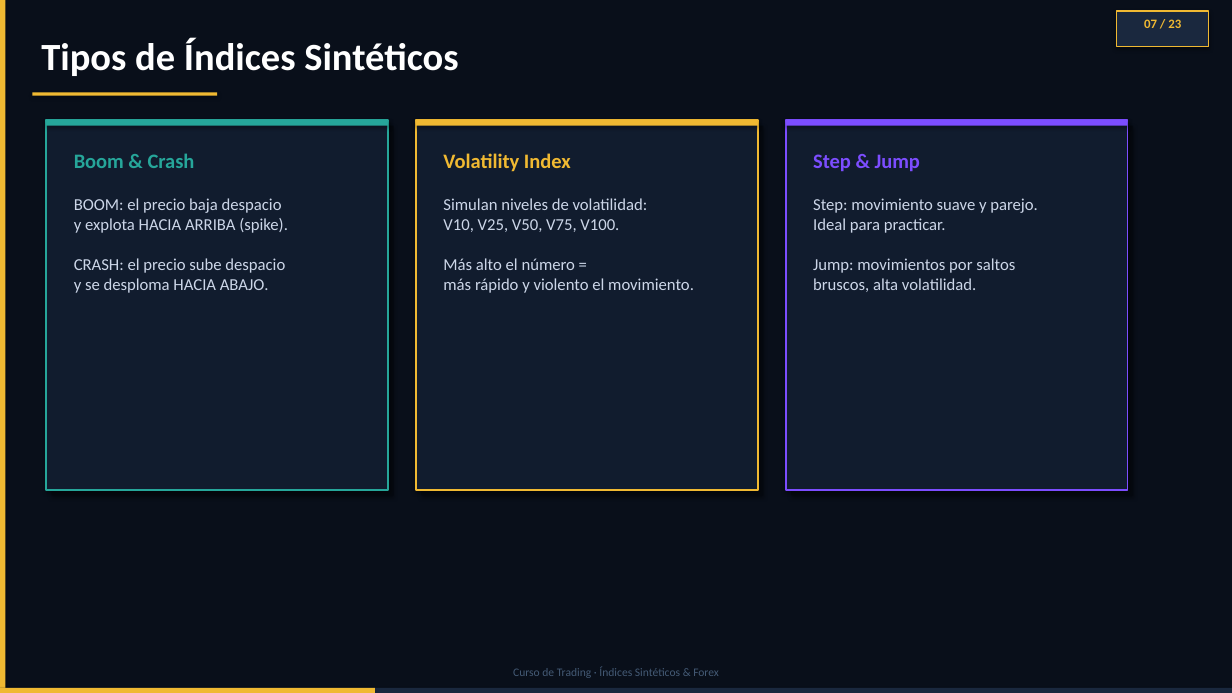
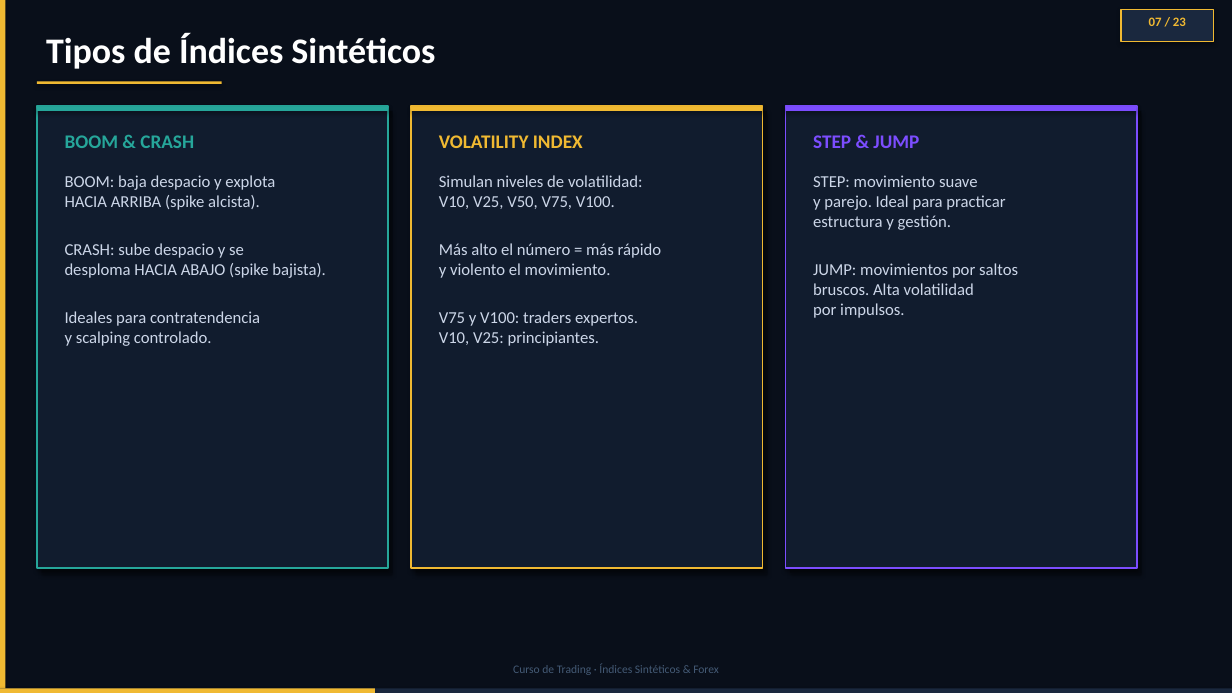
Before and after one commit to daac-gif/curso-trading, a slide deck: slide 7 of diapositivas/Clase_01_PREMIUM_FINAL.pptx. Drawn at 1232x693 pixels with LibreOffice and Linux fonts; fonts in the diff are those of the drawing. Boxes give left, top, right and bottom in pixels: in the first picture for what was removed or moved away, otherwise in the second. Text is boxed around its words. In the diff, an @@ line names an element or a change of style, - is before the commit and + after.

```diff
--- a/diapositivas/Clase_01_PREMIUM_FINAL.pptx
+++ b/diapositivas/Clase_01_PREMIUM_FINAL.pptx
@@ text "Tipos de Índices Sintéticos" at box(46, 33, 435, 69): size 30 to 28 pt @@
@@ text "07 / 23": place and size @@
-text "07 / 23" at box(1144, 19, 1181, 28)
+text "07 / 23" at box(1149, 17, 1186, 26)
@@ rectangle: place and size @@
-rectangle at box(1116, 11, 1209, 46)
+rectangle at box(1121, 9, 1214, 42)
@@ rectangle: place and size @@
-rectangle at box(32, 92, 217, 96)
+rectangle at box(37, 81, 222, 84)
@@ rectangle: place and size @@
-rectangle at box(46, 120, 388, 126)
+rectangle at box(37, 106, 388, 111)
@@ rectangle: place and size @@
-rectangle at box(46, 120, 388, 490)
+rectangle at box(37, 106, 388, 568)
@@ rectangle at box(37, 106, 388, 568): outline #26A69A 1.5 pt to #26A69A 1.2 pt @@
@@ rectangle: place and size @@
-rectangle at box(52, 126, 394, 495)
+rectangle at box(42, 111, 393, 573)
@@ rectangle: place and size @@
-rectangle at box(416, 120, 758, 126)
+rectangle at box(411, 106, 762, 111)
@@ rectangle: place and size @@
-rectangle at box(416, 120, 758, 490)
+rectangle at box(411, 106, 762, 568)
@@ rectangle at box(411, 106, 762, 568): outline #F0B932 1.5 pt to #F0B932 1.2 pt @@
@@ rectangle: place and size @@
-rectangle at box(421, 126, 763, 495)
+rectangle at box(416, 111, 767, 573)
@@ rectangle: place and size @@
-rectangle at box(786, 120, 1128, 126)
+rectangle at box(786, 106, 1137, 111)
@@ rectangle: place and size @@
-rectangle at box(786, 120, 1128, 490)
+rectangle at box(786, 106, 1137, 568)
@@ rectangle at box(786, 106, 1137, 568): outline #7C4DFF 1.5 pt to #7C4DFF 1.2 pt @@
@@ rectangle: place and size @@
-rectangle at box(791, 126, 1133, 495)
+rectangle at box(790, 111, 1141, 573)
@@ text at box(65, 135, 194, 148): text changed; size 16 to 15 pt @@
-Boom & Crash
+BOOM & CRASH
@@ text at box(439, 135, 583, 148): text changed; size 16 to 15 pt @@
-Volatility Index
+VOLATILITY INDEX
@@ text at box(813, 135, 919, 148): text changed; size 16 to 15 pt @@
-Step & Jump
+STEP & JUMP
@@ text at box(65, 175, 325, 346): text changed @@
-BOOM: el precio baja despacio
-y explota HACIA ARRIBA (spike).
-CRASH: el precio sube despacio
-y se desploma HACIA ABAJO.
+BOOM: baja despacio y explota
+HACIA ARRIBA (spike alcista).
+CRASH: sube despacio y se
+desploma HACIA ABAJO (spike bajista).
+Ideales para contratendencia
+y scalping controlado.
@@ text at box(439, 175, 662, 346): text changed @@
-Simulan niveles de volatilidad:
-V10, V25, V50, V75, V100.
-Más alto el número =
-más rápido y violento el movimiento.
+Simulan niveles de volatilidad:
+V10, V25, V50, V75, V100.
+Más alto el número = más rápido
+y violento el movimiento.
+V75 y V100: traders expertos.
+V10, V25: principiantes.
@@ text at box(813, 175, 1018, 318): text changed @@
-Step: movimiento suave y parejo.
-Ideal para practicar.
-Jump: movimientos por saltos
-bruscos, alta volatilidad.
+STEP: movimiento suave
+y parejo. Ideal para practicar
+estructura y gestión.
+JUMP: movimientos por saltos
+bruscos. Alta volatilidad
+por impulsos.
```
Also in this commit, not shown: 22 other slides changed.
